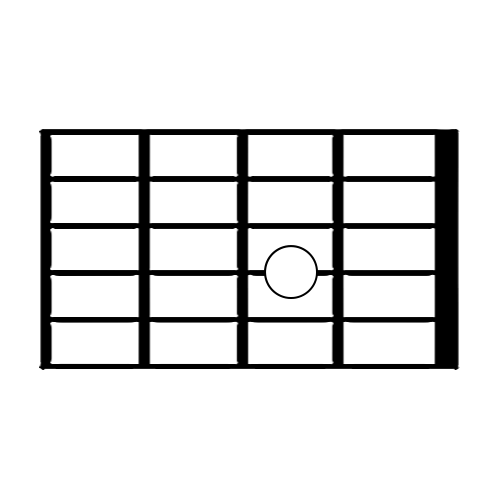
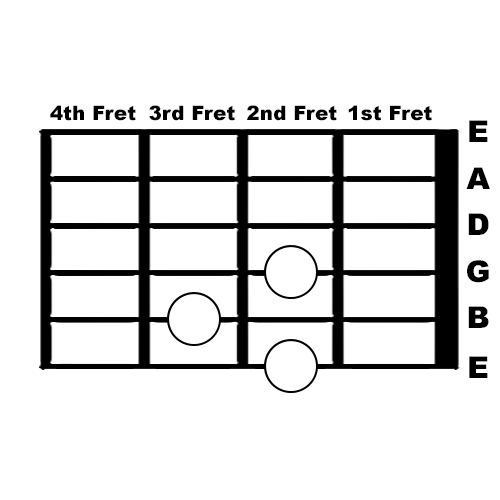
Two versions of the same layered image (500 × 500). Layer-by-layer changes:
added layer "Shape 2 copy 5" above "Shape 2 copy 4" over [169, 294, 219, 344]
added layer "Shape 2 copy 4" above "Shape 2 copy 3" over [167, 292, 221, 346]
added layer "Shape 2 copy 3" above "Shape 2 copy 2" over [266, 341, 316, 391]
added layer "Shape 2 copy 2" above "Shape 2 copy" over [264, 339, 318, 393]
added layer "1st Fret" above "2nd Fret" over [348, 105, 432, 121]
added layer "2nd Fret" above "3rd Fret" over [247, 105, 337, 121]
added layer "3rd Fret" above "4th Fret" over [149, 105, 235, 121]
added layer "4th Fret" above "E copy 5" over [50, 105, 136, 121]
added layer "E copy 5" above "B" over [469, 356, 488, 378]
added layer "B" above "G" over [468, 306, 489, 328]
added layer "G" above "D" over [467, 260, 489, 283]
added layer "D" above "A" over [468, 213, 489, 235]
added layer "A" above "E" over [466, 167, 490, 189]
added layer "E" above "Background" over [469, 120, 488, 142]
